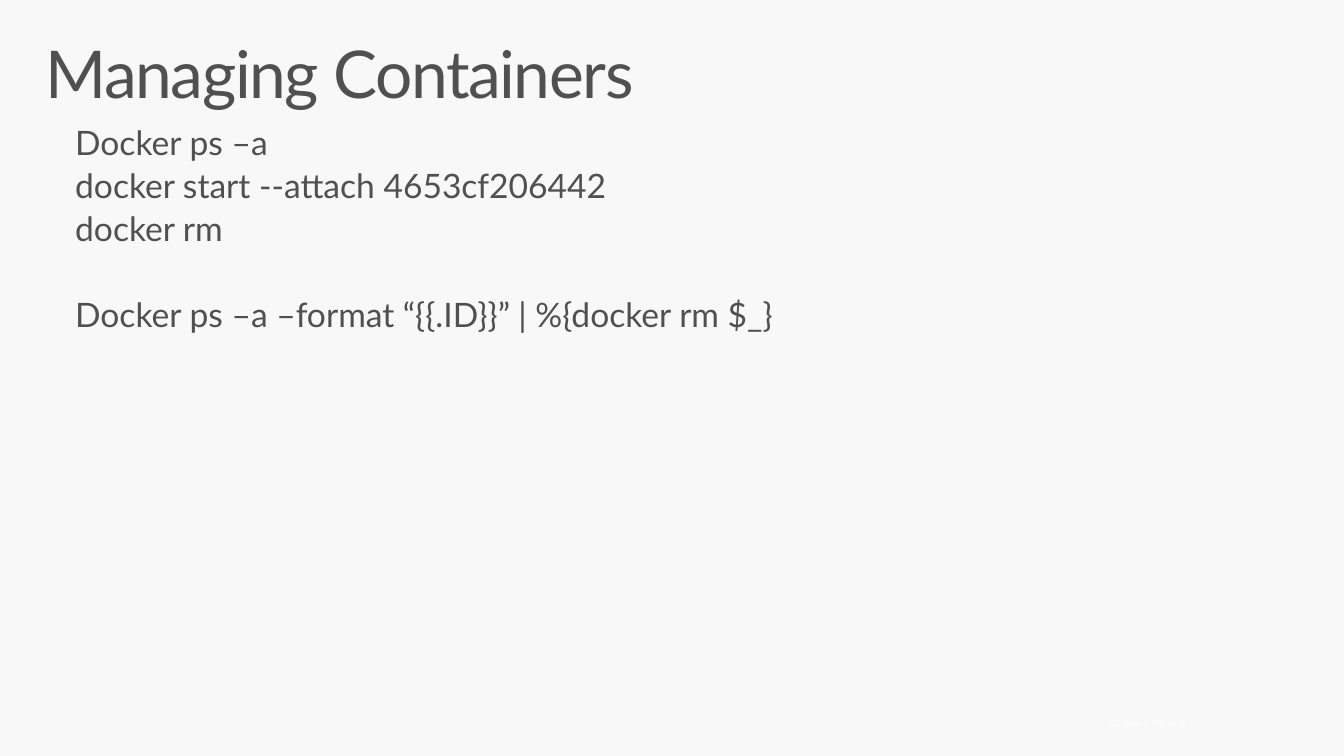
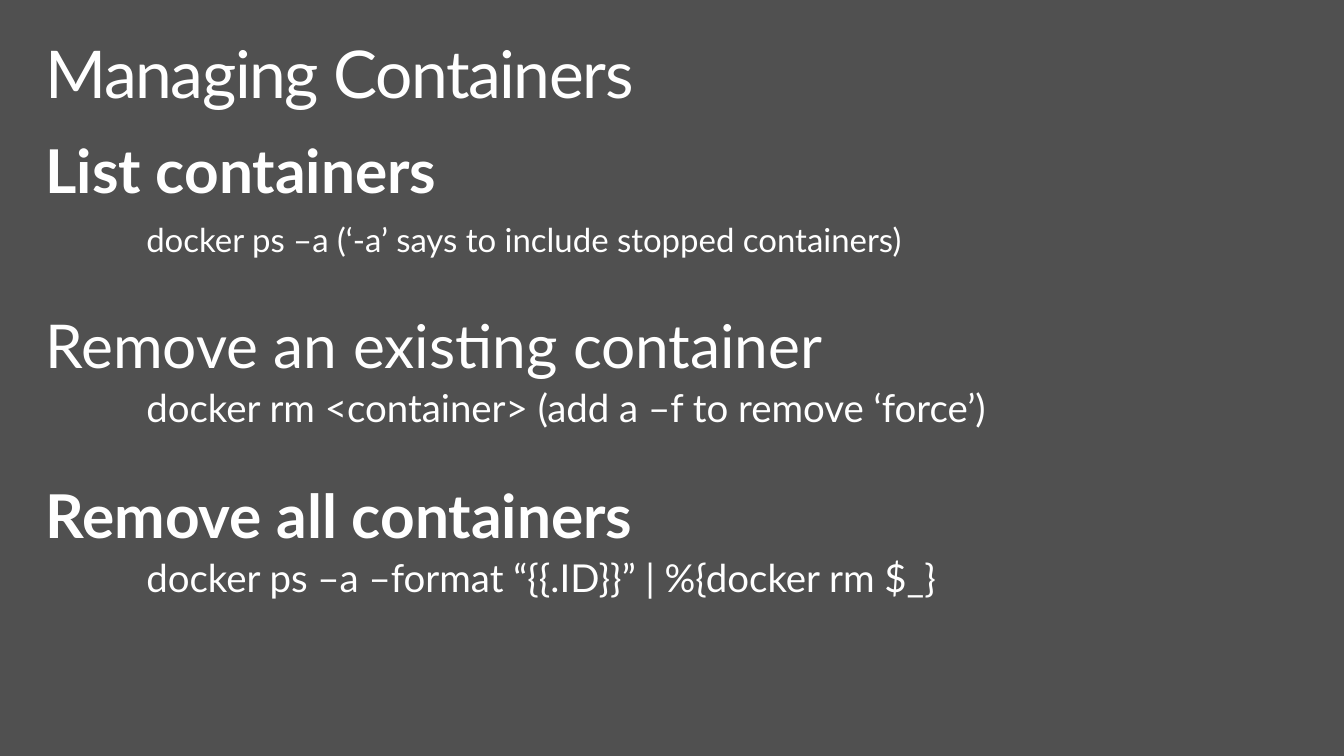
Before and after one commit to brentstineman/PersonalStuff, a slide deck: slide 20 of Presentations/ContainersForWindowsDevs.pptx. Drawn at 1344x756 pixels with LibreOffice and Linux fonts; fonts in the diff are those of the drawing. Boxes give left, top, right and bottom in pixels: in the first picture for what was removed or moved away, otherwise in the second. Text is boxed around its words. In the diff, an @@ line names an element or a change of style, - is before the commit and + after.

```diff
--- a/Presentations/ContainersForWindowsDevs.pptx
+++ b/Presentations/ContainersForWindowsDevs.pptx
@@ background #F8F8F8 to #505050 @@
@@ title "Managing Containers" at [45,50,633,110]: text colour #505050 to #FFFFFF @@
@@ text at [45,148,986,599]: text changed; size 24.5 to 28 pt; text colour #505050 to #FFFFFF @@
-Docker ps –a
-docker start --attach 4653cf206442
-docker rm
-Docker ps –a –format “{{.ID}}” | %{docker rm $_}
+List containers
+docker ps –a (‘-a’ says to include stopped containers)
+Remove an existing container
+docker rm <container> (add a –f to remove ‘force’)
+Remove all containers
+docker ps –a –format “{{.ID}}” | %{docker rm $_}
```
Also in this commit, not shown: 9 other slides changed, 3 slides added, 3 slides removed.
